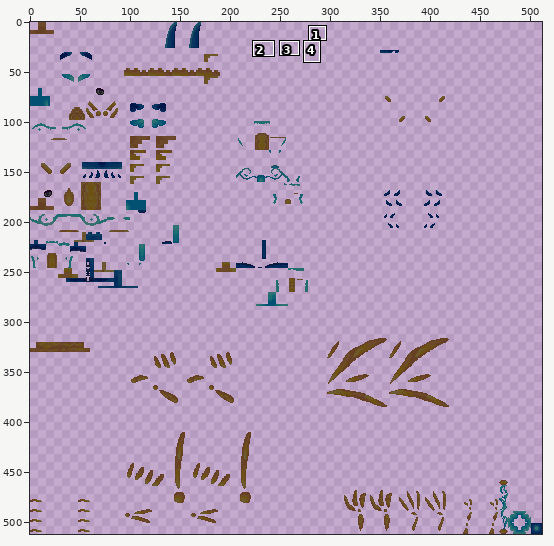
Two versions of one sprite sheet, src/test/resources/Honey_Rain__adult_glow.png. Above, an overview of the earlier version with the close-up marked.
Close-up. First the earlier version:
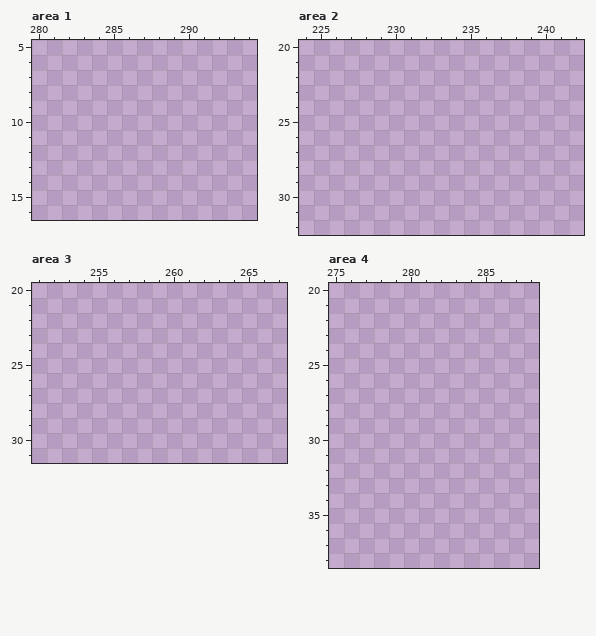
The file is 512x512 pixels. Pixels under 10% opacity are left out. Colours within 5 levels of each other are drawn and written as one. Shown: area 1: x 280..294, y 5..16; area 2: x 224..242, y 20..32; area 3: x 251..267, y 20..31; area 4: x 275..288, y 20..38. The commit also changed other parts of the picture, which this record leaves out.
The same view after the edit:
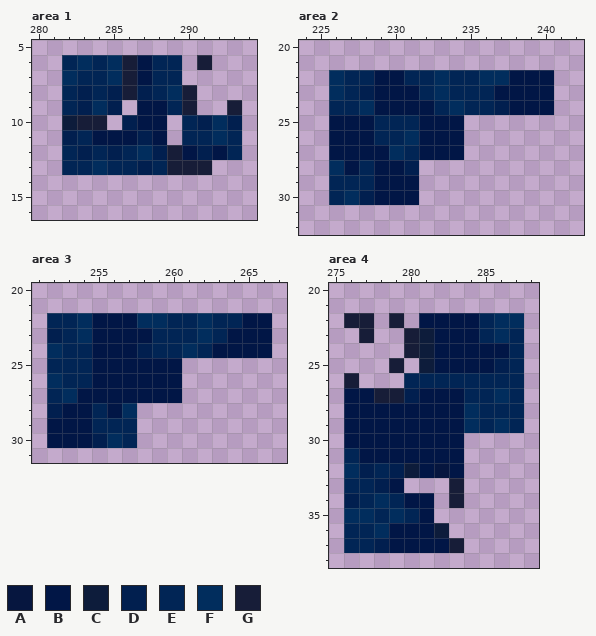
Palette (. is transparent): A #06163f  B #011646  C #0d1c3b  D #011f4f  E #012555  F #012d5d  G #171d38
From old to new:
--- area 1
@@ x 280..294 @@
  5 ...............
- 6 ...............
- 7 ...............
- 8 ...............
- 9 ...............
-10 ...............
-11 ...............
-12 ...............
-13 ...............
+ 6 ..EFEFGBEE.G...
+ 7 ..FEEFGBEE.....
+ 8 ..EDEDGDEFG....
+ 9 ..EDFD.BBEG..G.
+10 ..CGG.DBB.EDFD.
+11 ..DEBBBDB.EEFE.
+12 ..EDEDEFDGBDBE.
+13 ..EEFEEDEGGG...
 14 ...............
--- area 2
@@ x 224..242 @@
 21 ...................
-22 ...................
-23 ...................
-24 ...................
-25 ...................
-26 ...................
-27 ...................
-28 ...................
-29 ...................
-30 ...................
+22 ..FEEBBEEFEEFFBBB..
+23 ..FEDBBBEFEEEBBBB..
+24 ..EEFBBBBEFEEDBBB..
+25 ..BBBEEEBBB........
+26 ..BBBEEFBBB........
+27 ..BBBBFEBBB........
+28 ..FBEBBD...........
+29 ..EEEBBB...........
+30 ..EFDBBB...........
 31 ...................
--- area 3
@@ x 251..267 @@
 21 .................
-22 .................
-23 .................
-24 .................
-25 .................
-26 .................
-27 .................
-28 .................
-29 .................
-30 .................
+22 .EEFBBBFFEEFEEBB.
+23 .DEFBBBBEEEFEBBB.
+24 .FEEBBBDEEFEBBBB.
+25 .EEEBBBBBB.......
+26 .FEEBBBBBB.......
+27 .EFBBBBBBB.......
+28 .DBBEBF..........
+29 .BBBEEE..........
+30 .BBBDFE..........
 31 .................
--- area 4
@@ x 275..288 @@
 21 ..............
-22 ..............
-23 ..............
-24 ..............
-25 ..............
-26 ..............
-27 ..............
-28 ..............
-29 ..............
-30 ..............
-31 ..............
-32 ..............
-33 ..............
-34 ..............
-35 ..............
-36 ..............
-37 ..............
+22 .GG.G.BBBBEFF.
+23 ..G..GCBBBEFE.
+24 .....GCBBBBBE.
+25 ....G.CBBBBDE.
+26 .G...EEEEEEEE.
+27 .BBGGDBBBEEFE.
+28 .BBBBBBBBFEEE.
+29 .BBBBBBBBFEFE.
+30 .BBBBBBBB.....
+31 .EBBBBBBB.....
+32 .FDEDCBAB.....
+33 .EEDB...G.....
+34 .DEFEBB.G.....
+35 .FFEFEB.......
+36 .EEFBBBC......
+37 .EEDBBBBG.....
 38 ..............
